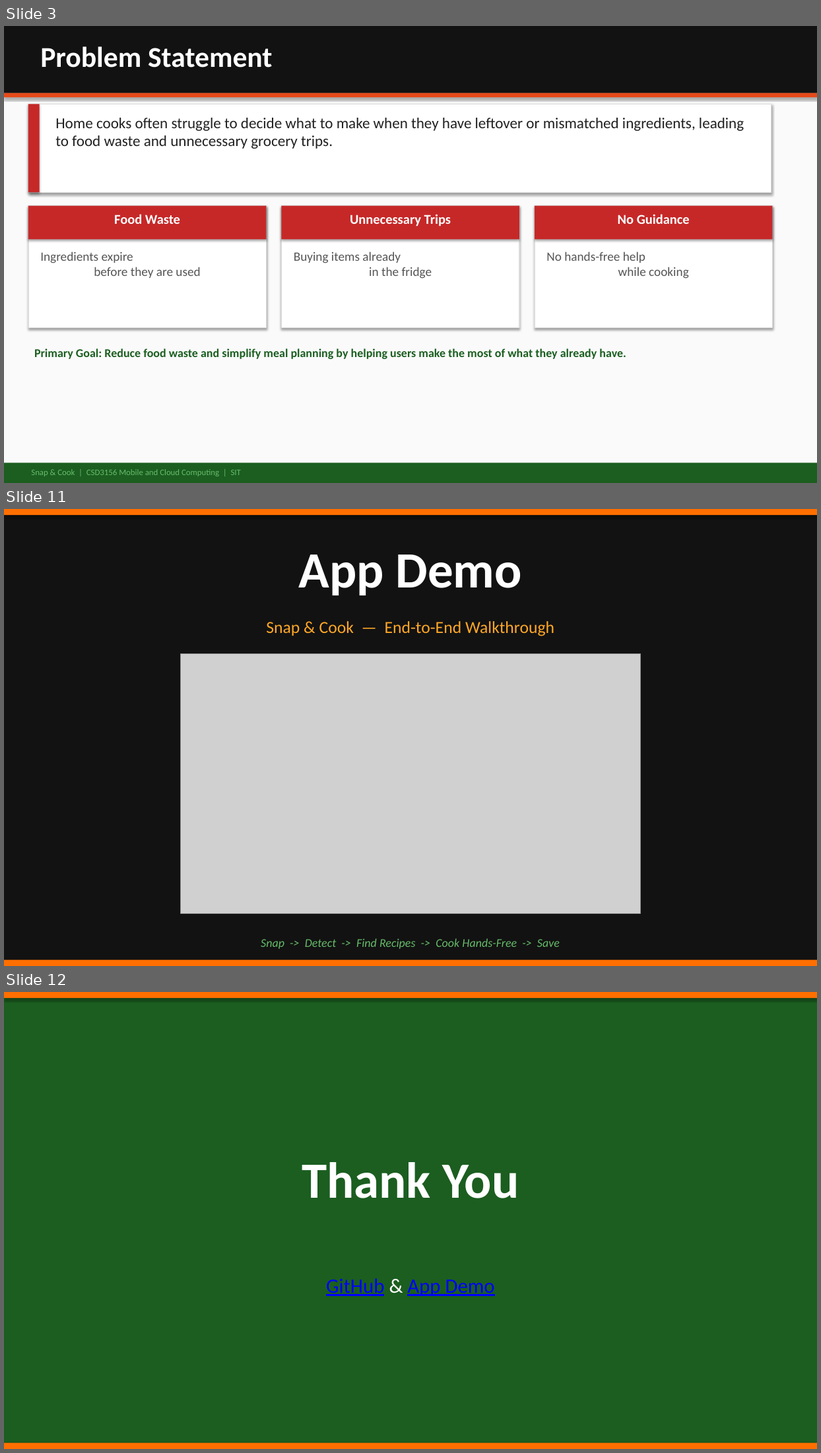
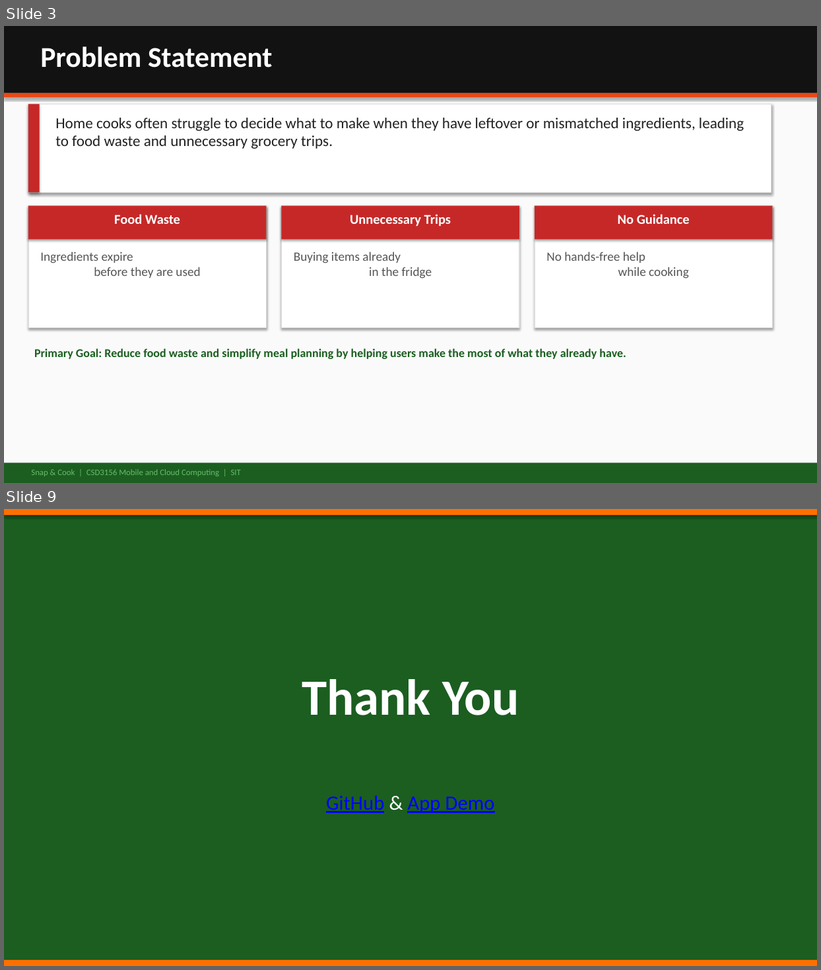
Before and after one commit to tobenwarrior/MobileComputingProject, a slide deck: SnapAndCook_Presentation.pptx. Shown one above the other, each under a label of ours: slides 3, 11 and 12 before the commit, slides 3 and 9 after it; the slides between them are not shown. The pictures are 821x1453 and 821x970 pixels, drawn with LibreOffice and Linux fonts; fonts in the diff are those of the drawing; grey boxes stand for pictures. Boxes give left, top, right and bottom in pixels: in the first picture for what was removed or moved away, otherwise in the second. Text is boxed around its words. In the diff, an @@ line names an element or a change of style, - is before the commit and + after.

```diff
--- a/SnapAndCook_Presentation.pptx
+++ b/SnapAndCook_Presentation.pptx
@@ slide 11 removed at (4, 509, 817, 966), background #FFFFFF @@
@@ rectangle removed at (4, 509, 817, 966) @@
@@ rectangle removed at (4, 509, 817, 515) @@
@@ text removed at (299, 555, 521, 595) @@
-App Demo
@@ text removed at (266, 621, 554, 636) @@
-Snap & Cook — End-to-End Walkthrough
@@ picture removed at (180, 654, 640, 914) @@
@@ text removed at (261, 939, 560, 949) @@
-Snap -> Detect -> Find Recipes -> Cook Hands-Free -> Save
@@ rectangle removed at (4, 960, 817, 966) @@
@@ what was slide 12 is now slide 9 @@
```
Also in this commit, not shown: 5 slides changed, 2 other slides removed.
